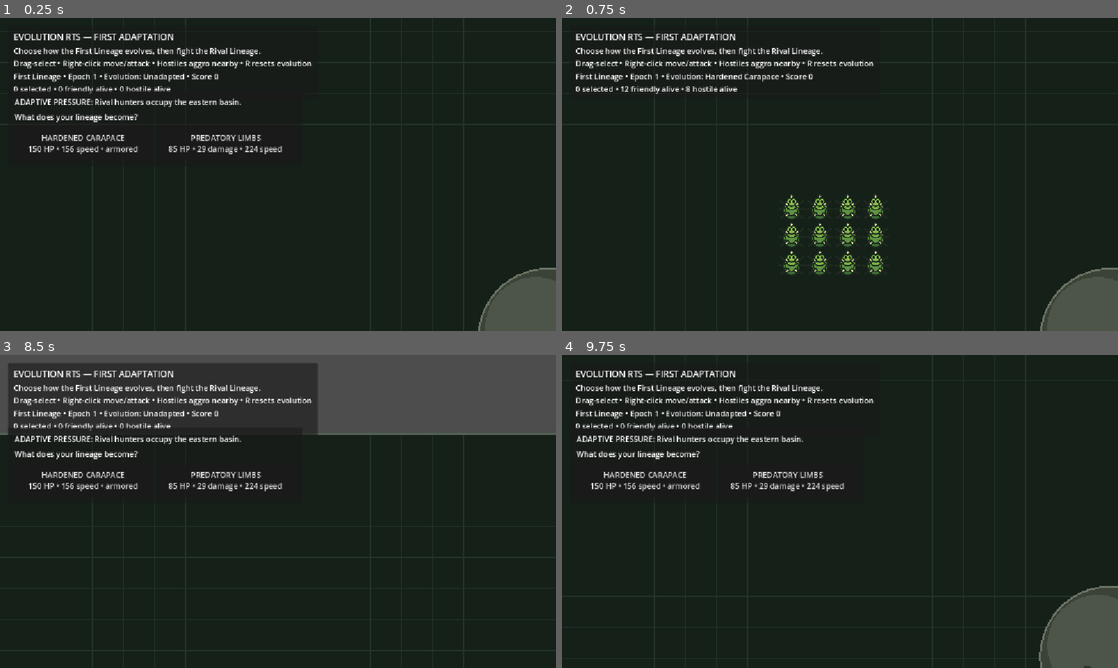
Above: before the commit, frames 1-4 (two rows, left to right).
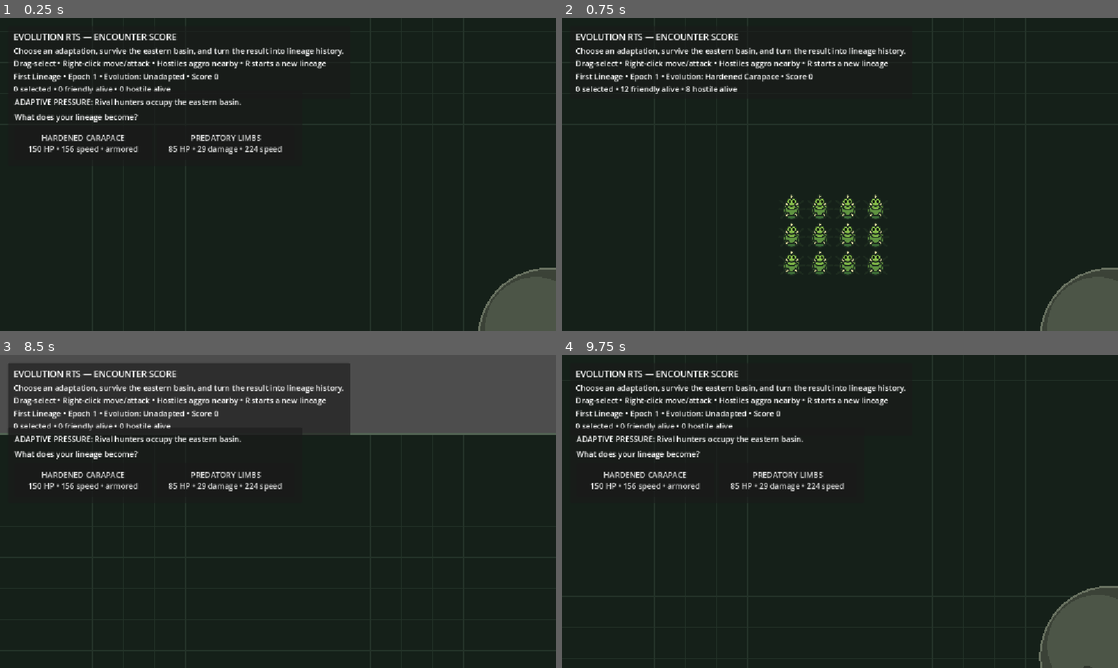
Above: after the commit, the same moments.

Repository: asbarbier/ChildrenOfTime
Game: Godot game, scene res://scenes/main.tscn
The game is run twice, just before and just after one commit, with the same random seed, the same clock (stepped at 60 frames per second) and the same inputs.
Inputs (mouse positions are in pixels of both pictures, inside the frame that each line leads up to):
- Up to frame 1 (0.25 s): no input
- Up to frame 2 (0.75 s): click "HARDENED CARAPACE 150 HP • 15…" at 0.5 s
- Up to frame 3 (8.5 s): tap Enter at 1.25 s; move the mouse to (400, 495) at 1.27 s; hold D 1.28-2 s; tap R at 1.35, 2.85, 4.35, 5.85, 8.1 s; click (400, 495) at 1.42 s; drag from (166, 527) to (250, 574) at 2.02 s; move the mouse to (333, 442) at 2.77 s; hold D 2.78-3.5 s; drag from (250, 574) to (111, 464) at 3.52 s; move the mouse to (444, 558) at 4.27 s; hold A 4.28-5 s; drag from (111, 464) to (194, 433) at 5.02 s; move the mouse to (305, 511) at 5.77 s; hold S 5.78-6.5 s; click (305, 511) at 5.92 s; drag from (194, 433) to (166, 527) at 6.52 s; click "PREDATORY LIMBS 85 HP • 29 da…" at 7.25 s; tap Space at 8 s; move the mouse to (400, 495) at 8.02 s; hold W from 8.03 s (still down)
- Up to frame 4 (9.75 s): release W at 8.75 s; drag from (728, 527) to (812, 574) at 8.77 s; move the mouse to (895, 442) at 9.52 s; hold S from 9.53 s (still down); tap R at 9.6 s

The runs differ from the first frame. In frame 1, 1.1% of the frame differs, in the area x 7-62%, y 4-17%; in frame 2, 1.1%; in frame 3, 2.3%, in the area x 7-63%, y 2-26%; in frame 4, 1.1%.

Commit message:
Build 11: add encounter scoring and history results

Diff:
--- a/scripts/main.gd
+++ b/scripts/main.gd
@@ -6,6 +6,7 @@
 const RTSAIControllerScript = preload("res://scripts/ai_controller.gd")
 const RTSUnitFactoryScript = preload("res://scripts/unit_factory.gd")
 const RTSLineageStateScript = preload("res://scripts/lineage_state.gd")
+const RTSEncounterControllerScript = preload("res://scripts/encounter_controller.gd")
 const PRIMITIVE_HUNTER_DEFINITION: RTSUnitDefinition = preload("res://data/units/primitive_hunter.tres")
 const RIVAL_HUNTER_DEFINITION: RTSUnitDefinition = preload("res://data/units/rival_hunter.tres")
 const CARAPACE_ADAPTATION: RTSAdaptationDefinition = preload("res://data/adaptations/carapace.tres")
@@ -29,6 +30,7 @@
 var command_controller: RTSCommandController
 var ai_controller: RTSAIController
 var unit_factory: RTSUnitFactory
+var encounter_controller: RTSEncounterController
 var player_lineage: RTSLineageState
 var enemy_lineage: RTSLineageState
 
@@ -44,6 +46,8 @@
 
 var status_label: Label
 var adaptation_panel: PanelContainer
+var result_panel: PanelContainer
+var result_label: Label
 
 func _ready() -> void:
 	_spawn_test_obstacles()
@@ -207,6 +211,18 @@
 	add_child(ai_controller)
 	ai_controller.configure(command_controller, ENEMY_TEAM_ID)
 
+func _build_encounter_controller() -> void:
+	encounter_controller = RTSEncounterControllerScript.new() as RTSEncounterController
+	encounter_controller.name = "EncounterController"
+	add_child(encounter_controller)
+	encounter_controller.encounter_finished.connect(_on_encounter_finished)
+	encounter_controller.configure(
+		PLAYER_TEAM_ID,
+		ENEMY_TEAM_ID,
+		player_lineage,
+		units
+	)
+
 func _build_lineages() -> void:
 	player_lineage = RTSLineageStateScript.new() as RTSLineageState
 	player_lineage.configure("First Lineage", 1)
@@ -239,6 +255,7 @@
 
 	_spawn_test_units()
 	_build_ai_controller()
+	_build_encounter_controller()
 	_update_status()
 	queue_redraw()
 
@@ -305,6 +322,43 @@
 	selected_units.erase(unit)
 	_update_status()
 
+func _on_encounter_finished(victory: bool, report: Dictionary) -> void:
+	_clear_selection()
+	_update_status()
+
+	if result_panel == null or result_label == null:
+		return
+
+	var friendly_alive: int = int(report.get("friendly_alive", 0))
+	var initial_friendly: int = int(report.get("initial_friendly_count", 0))
+	var hostiles_defeated: int = int(report.get("hostiles_defeated", 0))
+	var initial_hostiles: int = int(report.get("initial_hostile_count", 0))
+	var kill_points: int = int(report.get("kill_points", 0))
+	var survival_points: int = int(report.get("survival_points", 0))
+	var completion_points: int = int(report.get("completion_points", 0))
+	var time_points: int = int(report.get("time_points", 0))
+	var elapsed_seconds: float = float(report.get("elapsed_seconds", 0.0))
+	var encounter_score: int = int(report.get("encounter_score", 0))
+	var lineage_score: int = int(report.get("lineage_score", player_lineage.score))
+	var outcome_title: String = "EPOCH ENCOUNTER SURVIVED" if victory else "LINEAGE COLLAPSED"
+
+	result_label.text = "%s\n\nEastern Basin • %.1f seconds\nRivals defeated: %d / %d    +%d\nLineage survivors: %d / %d    +%d\nTempo bonus: +%d\nSurvival victory: +%d\n\nENCOUNTER SCORE: +%d\nLINEAGE SCORE: %d\n\nHistory: %s\n\nPress R to begin another lineage." % [
+		outcome_title,
+		elapsed_seconds,
+		hostiles_defeated,
+		initial_hostiles,
+		kill_points,
+		friendly_alive,
+		initial_friendly,
+		survival_points,
+		time_points,
+		completion_points,
+		encounter_score,
+		lineage_score,
+		player_lineage.get_latest_history(),
+	]
+	result_panel.show()
+
 func _build_ui() -> void:
 	var canvas := CanvasLayer.new()
 	canvas.name = "HUD"
@@ -326,12 +380,12 @@
 	margin.add_child(box)
 
 	var title := Label.new()
-	title.text = "EVOLUTION RTS — FIRST ADAPTATION"
+	title.text = "EVOLUTION RTS — ENCOUNTER SCORE"
 	title.add_theme_font_size_override("font_size", 18)
 	box.add_child(title)
 
 	var instructions := Label.new()
-	instructions.text = "Choose how the First Lineage evolves, then fight the Rival Lineage.\nDrag-select • Right-click move/attack • Hostiles aggro nearby • R resets evolution"
+	instructions.text = "Choose an adaptation, survive the eastern basin, and turn the result into lineage history.\nDrag-select • Right-click move/attack • Hostiles aggro nearby • R starts a new lineage"
 	box.add_child(instructions)
 
 	status_label = Label.new()
@@ -377,6 +431,23 @@
 	predatory_button.custom_minimum_size = Vector2(285, 70)
 	predatory_button.pressed.connect(_on_predatory_limbs_pressed)
 	choices.add_child(predatory_button)
+
+	result_panel = PanelContainer.new()
+	result_panel.position = Vector2(16, 150)
+	result_panel.custom_minimum_size = Vector2(610, 0)
+	canvas.add_child(result_panel)
+
+	var result_margin := MarginContainer.new()
+	result_margin.add_theme_constant_override("margin_left", 16)
+	result_margin.add_theme_constant_override("margin_right", 16)
+	result_margin.add_theme_constant_override("margin_top", 14)
+	result_margin.add_theme_constant_override("margin_bottom", 14)
+	result_panel.add_child(result_margin)
+
+	result_label = Label.new()
+	result_label.add_theme_font_size_override("font_size", 15)
+	result_margin.add_child(result_label)
+	result_panel.hide()
 
 	_update_status()
 
